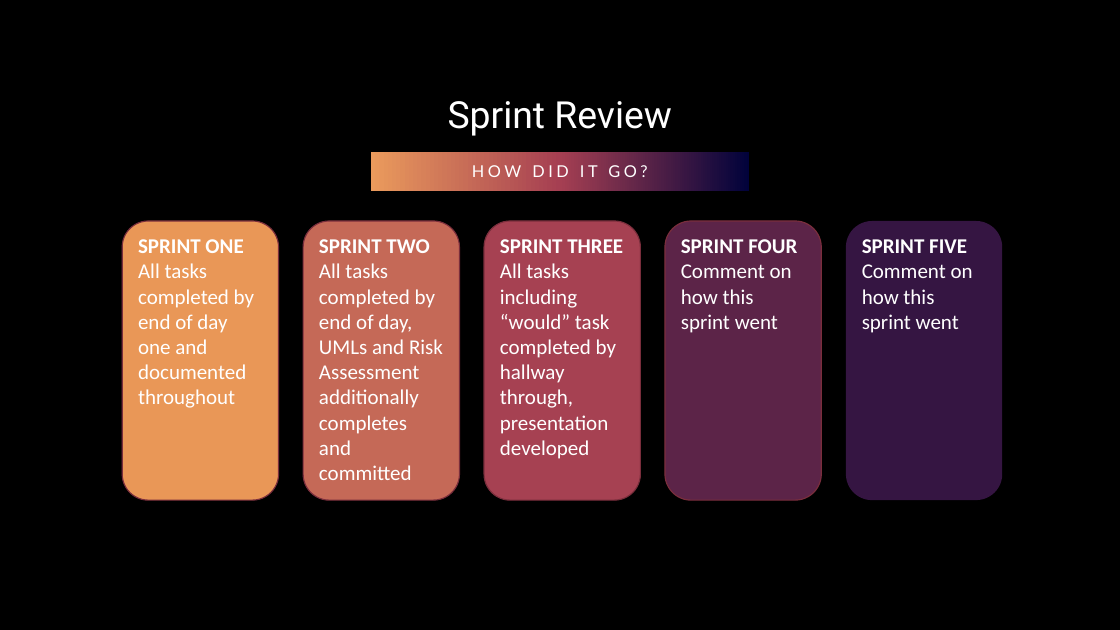
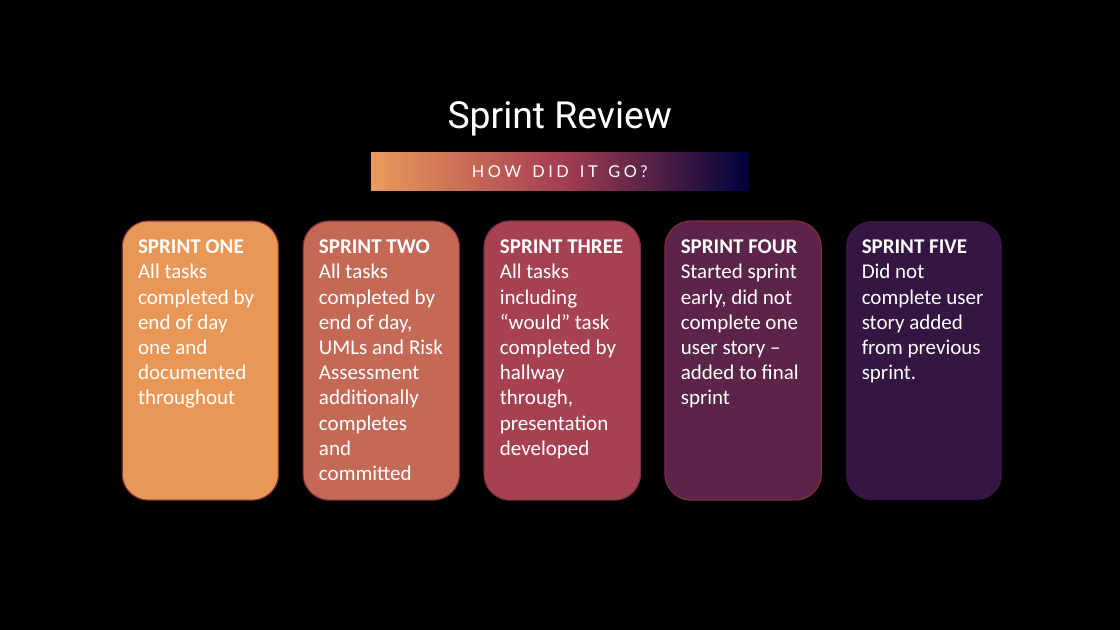
Before and after one commit to emmy-bradfield/QA-CoreProject, a slide deck: slide 11 of Documentation/Project Presentation.pptx. Drawn at 1120x630 pixels with LibreOffice and Linux fonts; fonts in the diff are those of the drawing; background and template pictures are left out. Boxes give left, top, right and bottom in pixels: in the first picture for what was removed or moved away, otherwise in the second. Text is boxed around its words. In the diff, an @@ line names an element or a change of style, - is before the commit and + after.

Commit message:
Changes made to presentation

```diff
--- a/Documentation/Project Presentation.pptx
+++ b/Documentation/Project Presentation.pptx
@@ text in rounded rectangle at [681, 263, 799, 408]: text changed @@
-Comment on how this sprint went
+Started sprint early, did not complete one user story – added to final sprint
@@ text in rounded rectangle at [862, 263, 983, 383]: text changed @@
-Comment on how this sprint went
+Did not complete user story added from previous sprint.
```
Also in this commit, not shown: 2 other slides changed.
